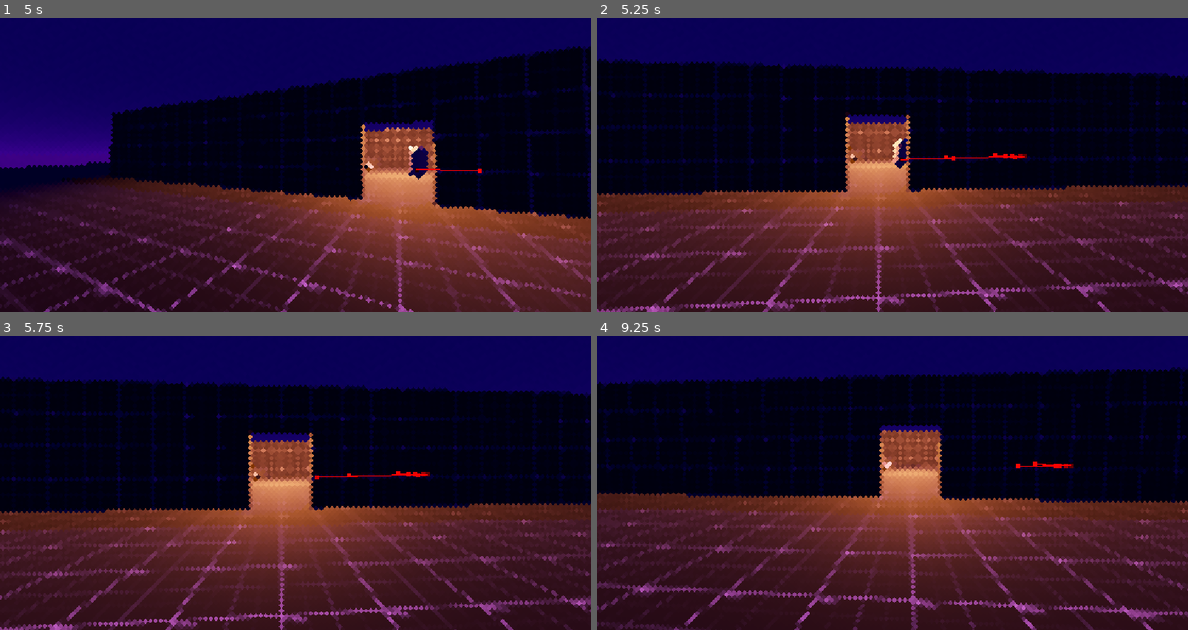
Above: before the commit, frames 1-4 (two rows, left to right).
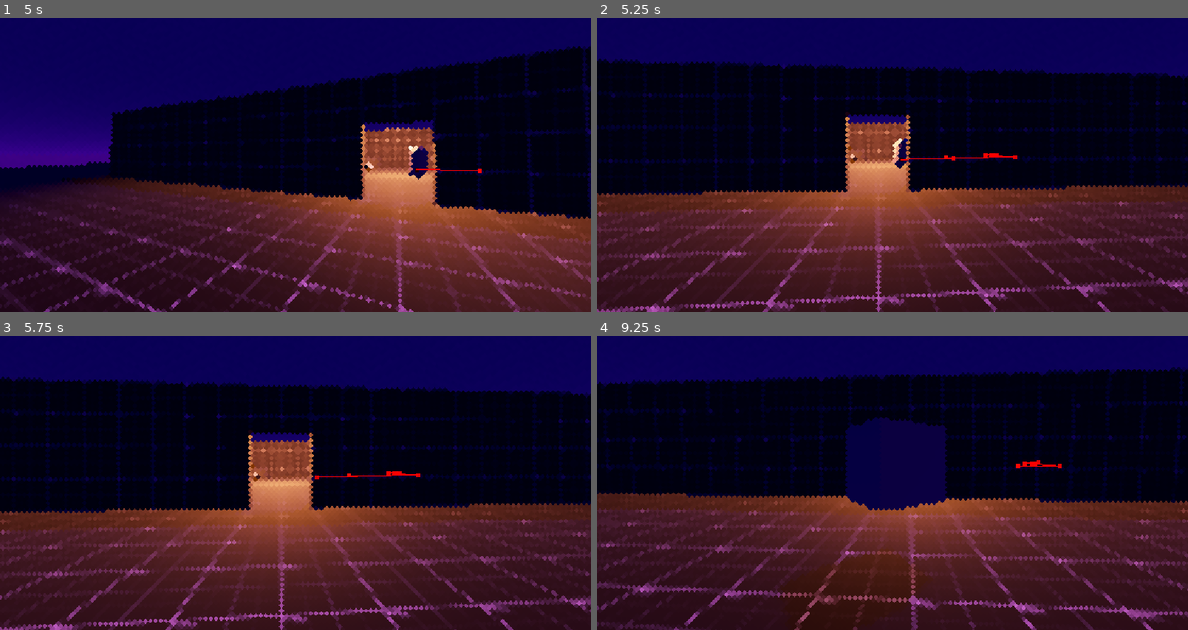
Above: after the commit, the same moments.

Repository: VaporeonLover28/Chrysopoeia
Game: Godot game, scene res://world.tscn
The game is run twice, just before and just after one commit, with the same random seed, the same clock (stepped at 60 frames per second) and the same inputs.
Inputs (mouse positions are in pixels of both pictures, inside the frame that each line leads up to):
- Up to frame 1 (5 s): tap Enter at 0.5, 2 s; move the mouse to (425, 129) at 0.52 s; tap A (a) at 0.6 s; tap D (d) at 0.8, 1.35 s; tap Space at 1.25 s; move the mouse to (265, 147) at 1.27 s; tap E (e) at 1.55 s; move the mouse to (307, 138) at 2.02 s; hold E (e) 2.03-2.78 s; tap Q (q) at 2.3, 2.85 s; move the mouse to (289, 150) at 2.77 s; tap S (s) at 3.05, 3.6 s; move the mouse to (336, 150) at 3.52 s; hold Shift (shift) 3.53-4.28 s; move the mouse to (248, 141) at 4.27 s; tap Shift (shift) at 4.35 s; tap W (w) at 4.55 s
- Up to frame 2 (5.25 s): move the mouse to (898, 144) at 5.02 s; tap W (w) at 5.1 s
- Up to frame 3 (5.75 s): tap X (x) at 5.3 s
- Up to frame 4 (9.25 s): tap Space at 5.75, 7.25 s; move the mouse to (868, 456) at 5.77 s; tap X (x) at 5.85 s; tap Z (z) at 6.05, 6.6 s; tap Enter at 6.5 s; move the mouse to (922, 462) at 6.52 s; tap B (b, bound only after the commit) at 6.8, 7.35 s; move the mouse to (862, 465) at 7.27 s; tap A (a) at 7.55, 8.1 s; move the mouse to (904, 456) at 8.02 s; tap D (d) at 8.3, 8.85 s; move the mouse to (886, 468) at 8.77 s; tap E (e) at 9.05 s

Frame 1 is identical in both runs. In frame 2, less than 0.1% of the frame differs, in the area x 65-73%, y 45-48%; in frame 3, less than 0.1%; in frame 4, 5.2%, in the area x 31-81%, y 27-100%.

Commit message:
giant update
new building mode
npc corrections(still in work)
save little change(there still not autoSave)

Diff:
--- a/gamble_spot.gd
+++ b/gamble_spot.gd
@@ -3,7 +3,6 @@
 #@onready var mat = self.material
 @onready var world: Node3D = $"../../.."
 @onready var camera: Camera3D = $camera
-@onready var marker: Marker3D = $marker
 @onready var sit_positions: Node = $"Sit positions"
 #camera transition vars
 var is_pulling : bool = false
@@ -24,10 +23,10 @@
 		var new_chair_position = Marker3D.new()
 		new_chair_position.position = chair_postion_list[item][0]
 		sit_positions.add_child(new_chair_position)
-
 # Called when the node enters the scene tree for the first time.
 func _interact_GambleSpot(object_ref):
 	if _ASAT() != true and is_pulling == false:
+			print("estou jogando")
 			#makes player sit
 			#checks for marker with the smallest postion distance to the player so he can sit, removing the spot from the pool
 			chosen_sitting_transition = null
@@ -96,7 +95,7 @@
 
 #check if the sitting position is taken
 func _SICSOC(choice_of_chair: int):
-	if chair_postion_list[choice_of_chair][1] != false:
+	if chair_postion_list[choice_of_chair][1] == true:
 		return true
 	else:
 		return false
--- a/gamble_spot.tscn
+++ b/gamble_spot.tscn
@@ -1,10 +1,11 @@
-[gd_scene load_steps=4 format=3 uid="uid://d2w65oiqysl6d"]
+[gd_scene load_steps=5 format=3 uid="uid://d2w65oiqysl6d"]
 
 [ext_resource type="Script" uid="uid://d33jhadxc2lv5" path="res://gamble_spot.gd" id="1_iytcb"]
 [ext_resource type="PackedScene" uid="uid://dbgpivfhrvrfu" path="res://shader_quad.tscn" id="2_aq0k3"]
 
-[sub_resource type="StandardMaterial3D" id="StandardMaterial3D_6brvv"]
-albedo_color = Color(0.682353, 0, 1, 1)
+[sub_resource type="BoxShape3D" id="BoxShape3D_aq0k3"]
+
+[sub_resource type="BoxMesh" id="BoxMesh_6brvv"]
 
 [node name="Gamble spot" type="Node3D"]
 script = ExtResource("1_iytcb")
@@ -12,12 +13,13 @@
 object_class = "GambleSpot"
 metadata/_custom_type_script = "uid://d3kiv4p05usnv"
 
-[node name="Model" type="Node3D" parent="."]
+[node name="Model" type="StaticBody3D" parent="."]
 
-[node name="CSGBox3D" type="CSGBox3D" parent="Model"]
-transform = Transform3D(0.999999, -0.00131698, 0.000820503, 0.00131758, 0.999999, -0.000719085, -0.000819537, 0.000720185, 0.999999, 0, 0, 0)
-use_collision = true
-material = SubResource("StandardMaterial3D_6brvv")
+[node name="CollisionShape3D" type="CollisionShape3D" parent="Model"]
+shape = SubResource("BoxShape3D_aq0k3")
+
+[node name="MeshInstance3D" type="MeshInstance3D" parent="Model"]
+mesh = SubResource("BoxMesh_6brvv")
 
 [node name="camera" type="Camera3D" parent="."]
 
--- a/npc.gd
+++ b/npc.gd
@@ -41,36 +41,33 @@
 func _go_to_interactable_object():
 	is_going_to_interaction = true
 	if nav.is_navigation_finished() == true:
-		targeted_sitting_position = 20
 		is_going_to_interaction = false
 		is_on_interaction = true
 		targeted_position_is_object._interact([self])
 		leave_interaction.start()
-		print("estou jogando")
 		return
-	if targeted_position_is_object._SICSOC(targeted_sitting_position) == true:
-		return
-	else:
-		if targeted_position_is_object._ASAT() == false:
-			var random_choice_of_chair = randi_range(0, targeted_position_is_object.get_child_count() - 1)
-			targeted_position_vector = \
-			targeted_position_is_object.get_node("Sit positions").get_child(random_choice_of_chair).global_position
-			targeted_sitting_position = random_choice_of_chair
+	if is_going_to_interaction == true:
+		if targeted_position_is_object._SICSOC(targeted_sitting_position) == true:
+			return
 		else:
-			idle.start()
-			_walk_to_random(-10, 10, -15.5, 1.5)
-			is_going_to_interaction = false
-
+			if targeted_position_is_object._ASAT() == false:
+				var random_choice_of_chair = randi_range(0, targeted_position_is_object.get_node("Sit positions").get_child_count() - 1)
+				targeted_position_vector = \
+				targeted_position_is_object.get_node("Sit positions").get_child(random_choice_of_chair).global_position
+				targeted_sitting_position = random_choice_of_chair
+			else:
+				idle.start()
+				_walk_to_random(-10, 10, -15.5, 1.5)
+				is_going_to_interaction = false
 
 func chose_interactable_object():
 	idle.stop()
 	targeted_position_is_object = all_interactable_spots.get_children().pick_random()
 	if targeted_position_is_object is GambleSpot:
-		var random_choice_of_chair = randi_range(0, targeted_position_is_object.get_child_count() - 1)
+		var random_choice_of_chair = randi_range(0, targeted_position_is_object.get_node("Sit positions").get_child_count() - 1)
 		targeted_position_vector = \
 		targeted_position_is_object.get_node("Sit positions").get_child(random_choice_of_chair).global_position
 		targeted_sitting_position = random_choice_of_chair
-		print(random_choice_of_chair)
 	else:
 		targeted_position_vector = targeted_position_is_object.global_position
 
--- a/npc.tscn
+++ b/npc.tscn
@@ -20,8 +20,6 @@
 autostart = true
 
 [node name="nav" type="NavigationAgent3D" parent="."]
-target_desired_distance = 1.1
-path_max_distance = 5.01
 path_postprocessing = 1
 simplify_path = true
 debug_enabled = true
--- a/player.gd
+++ b/player.gd
@@ -3,6 +3,7 @@
 @onready var camera: Camera3D = $Pivot/Camera
 @onready var pivot: Node3D = $Pivot
 @onready var ray_interection: RayCast3D = $Pivot/Camera/RayInterection
+@onready var ray_builder: RayCast3D = $Pivot/Camera/RayBuilder
 @onready var play_game: Timer = $play_game
 @onready var world_scene = $"../"
 
@@ -13,6 +14,7 @@
 #varibles relacionated with buying on the shop
 var is_on_building_mode: bool = false
 var current_object_being_purchase: Resource
+var can_build : bool
 
 #headbob vars
 @export var bob_freq : float = 2
@@ -63,11 +65,28 @@
 	t_bob += delta * velocity.length() * float(is_on_floor())
 	camera.transform.origin = _headbob(t_bob) + Vector3(0, 0.5, 0)
 
-	if Input.is_action_just_pressed("e") and Globals.player_interacting == false:
+	if Input.is_action_just_pressed("e") and Globals.player_interacting == false and is_on_building_mode == false:
 		_interact_object()
 
-	elif Input.is_action_just_pressed("e") and Globals.player_interacting == true:
+	elif Input.is_action_just_pressed("e") and Globals.player_interacting == true and is_on_building_mode == false:
 		_cancel_interaction()
+
+	if Input.is_action_just_pressed("b") and Globals.player_interacting == false and is_on_building_mode == false:
+		_start_bulding_phase("res://gamble_spot.tscn")
+		await get_tree().create_timer(0.1).timeout
+
+	if Input.is_action_just_pressed("b") and is_on_building_mode == true:
+		_build()
+
+	if Input.is_action_pressed("q") and is_on_building_mode == true:
+		_rotate_bulding_object(-1)
+
+	if Input.is_action_pressed("e") and is_on_building_mode == true:
+		_rotate_bulding_object(1)
+
+	if is_on_building_mode == true:
+		lock_model_into_build_spot()
+		ray_builder.get_collider()
 
 	move_and_slide()
 
@@ -81,6 +100,7 @@
 	var object_chosen = ray_interection.get_collider()
 	if object_chosen != null and object_chosen.get_parent() is InteractableObject and Globals.game_paused == false:
 		object_chosen.get_parent()._interact([self])
+		#is breaking the game beacuse removes the player reference
 		_play_blackjack()
 
 func _cancel_interaction():
@@ -99,20 +119,58 @@
 func _start_bulding_phase(object_to_be_purchase: String):
 	is_on_building_mode = true
 	current_object_being_purchase = load(object_to_be_purchase)
+	var current_object_being_purchase_instantiate = current_object_being_purchase.instantiate()
 	var instantiate_model = \
-	current_object_being_purchase.get_node("model").get_child(0).instantiate()
-	instantiate_model.position =  ray_interection.position - Vector3(0,0,-3)
-	ray_interection.add_child(instantiate_model)
+	current_object_being_purchase_instantiate.get_node("Model").duplicate()
+	var instantiate_colission = instantiate_model.get_child(0).duplicate()
+	instantiate_model.get_child(0).queue_free()
+	var new_area3d = Area3D.new()
+	new_area3d.collision_layer = 2
+	instantiate_model.add_child(new_area3d)
+	instantiate_model.get_child(-1).add_child(instantiate_colission)
+	instantiate_model.position = ray_builder.position - Vector3(0,0,3)
+	ray_builder.add_child(instantiate_model)
+	current_object_being_purchase_instantiate.queue_free()
 
 func _rotate_bulding_object(rotation_direction: int):
-	ray_interection.get_child(0).rotate_x(8 * rotation_direction)
+	ray_builder.get_child(0).rotate_y(8 * rotation_direction)
 
 func _cancel_build():
-	pass
+	is_on_building_mode = false
+	current_object_being_purchase = null
+	ray_builder.get_child(0).queue_free()
 
 func _build():
-	var instantiate_object = current_object_being_purchase.instantiate()
-	instantiate_object.global_position = ray_interection.position - Vector3(0,0,-3)
-	instantiate_object.rotation = ray_interection.get_child(0).rotation
-	ray_interection.get_child(0).queue_free()
-	world_scene.add_child(instantiate_object)
+	if can_build == true:
+		var instantiate_object = current_object_being_purchase.instantiate()
+		instantiate_object.global_position = ray_builder.get_child(0).global_position
+		instantiate_object.rotation = ray_builder.get_child(0).rotation
+		ray_builder.get_child(0).queue_free()
+		world_scene.get_node("NavigationRegion3D").get_node("All Interactable Spots").add_child(instantiate_object)
+		world_scene.get_node("NavigationRegion3D").bake_navigation_mesh()
+		is_on_building_mode = false
+		current_object_being_purchase = null
+		can_build = false
+
+func _sell():
+	var object_chosen = ray_interection.get_collider()
+	if object_chosen != null and object_chosen.get_parent().get_parent() is InteractableObject and Globals.game_paused == false:
+		object_chosen.queue_free()
+
+func lock_model_into_build_spot():
+	if ray_builder.get_collider() != null \
+	and ray_builder.get_collider().get_name() == "Area build spot"\
+	and ray_builder.get_node("Model").get_child(-1).has_overlapping_bodies() == false:
+		ray_builder.get_child(0).global_position = ray_builder.get_collider().get_parent().global_position
+		can_build = true
+		print("locked")
+	elif ray_builder.get_collider() != null \
+	and ray_builder.get_collider().get_name() == "Area build spot" \
+	and ray_builder.get_node("Model").get_child(-1).has_overlapping_bodies() == true:
+		ray_builder.get_child(0).global_position = ray_builder.get_collider().get_parent().global_position
+		can_build = false
+		print("locked but not buildable")
+	elif ray_builder.get_collider() == null:
+		ray_builder.get_child(0).position = ray_builder.position + Vector3(0,0,-3)
+		can_build = false
+		print("not locked")
--- a/player.tscn
+++ b/player.tscn
@@ -23,6 +23,11 @@
 [node name="RayInterection" type="RayCast3D" parent="Pivot/Camera"]
 target_position = Vector3(0, 0, -3)
 
+[node name="RayBuilder" type="RayCast3D" parent="Pivot/Camera"]
+target_position = Vector3(0, 0, -3)
+collide_with_areas = true
+collide_with_bodies = false
+
 [node name="play_game" type="Timer" parent="."]
 one_shot = true
 
--- a/project.godot
+++ b/project.godot
@@ -107,6 +107,11 @@
 "events": [Object(InputEventMouseButton,"resource_local_to_scene":false,"resource_name":"","device":-1,"window_id":0,"a …(253 unchanged characters)…
 ]
 }
+b={
+"deadzone": 0.2,
+"events": [Object(InputEventKey,"resource_local_to_scene":false,"resource_name":"","device":-1,"window_id":0,"alt_pressed":false,"shift_pressed":false,"ctrl_pressed":false,"meta_pressed":false,"pressed":false,"keycode":0,"physical_keycode":66,"key_label":0,"unicode":98,"location":0,"echo":false,"script":null)
+]
+}
 
 [layer_names]
 
--- a/save_script.gd
+++ b/save_script.gd
@@ -14,7 +14,8 @@
 	var array_obj_interact : Array
 	for item in world_scene.get_node("NavigationRegion3D/All Interactable Spots").get_child_count():
 		array_obj_interact.push_back([world_scene.get_node("NavigationRegion3D/All Interactable Spots").get_child(item).scene_file_path, \
-		world_scene.get_node("NavigationRegion3D/All Interactable Spots").get_child(item).global_position])
+		world_scene.get_node("NavigationRegion3D/All Interactable Spots").get_child(item).global_position, \
+		world_scene.get_node("NavigationRegion3D/All Interactable Spots").get_child(item).rotation])
 	new_config.set_value("Scene", "interactable", array_obj_interact)
 	new_config.set_value("Globalvaribles", "money", Globals.money)
 	new_config.set_value("Player", "position", world_scene.get_node("Player").global_position)
--- a/world.gd
+++ b/world.gd
@@ -7,14 +7,13 @@
 
 func _ready() -> void:
 	var new_config = ConfigFile.new()
-	print(SaveScript.current_savefile_loading + "oi")
-	print($"NavigationRegion3D/All Interactable Spots")
 	if SaveScript.current_savefile_loading != "":
 		var loading = new_config.load(SaveScript.current_savefile_loading)
 		if loading == OK:
 			for item in new_config.get_value("Scene", "interactable object count"):
 				var instantiate_interactable = load(new_config.get_value("Scene", "interactable")[item][0]).instantiate()
 				instantiate_interactable.global_position = new_config.get_value("Scene", "interactable")[item][1]
+				instantiate_interactable.rotation = new_config.get_value("Scene", "interactable")[item][2]
 				all_interactable_spots.add_child(instantiate_interactable)
 			print(new_config.get_value("Player", "position"))
 			player.global_position = new_config.get_value("Player", "position")
@@ -24,8 +23,6 @@
 				walking_npcs.add_child(instantiate_npc)
 		else:
 			return
-	else:
-		print("não loudou")
 
 func _physics_process(delta: float) -> void:
 	if Input.is_action_just_pressed("z"):
--- a/world.tscn
+++ b/world.tscn
@@ -41,6 +41,9 @@
 uv1_triplanar = true
 uv1_world_triplanar = true
 
+[sub_resource type="BoxShape3D" id="BoxShape3D_ic0uy"]
+size = Vector3(2.90714, 2.95108, 2.14824)
+
 [node name="World" type="Node3D"]
 script = ExtResource("1_ic0uy")
 
@@ -225,3 +228,23 @@
 shadow_enabled = true
 shadow_normal_bias = 4.005
 omni_range = 21.283
+
+[node name="All Build spots" type="Node" parent="."]
+
+[node name="Spot to build" type="Marker3D" parent="All Build spots"]
+transform = Transform3D(1, 0, 0, 0, 1, 0, 0, 0, 1, -3.77068, 0.640146, -3.43598)
+
+[node name="Area build spot" type="Area3D" parent="All Build spots/Spot to build"]
+
+[node name="CollisionShape3D" type="CollisionShape3D" parent="All Build spots/Spot to build/Area build spot"]
+shape = SubResource("BoxShape3D_ic0uy")
+debug_color = Color(0.970208, 0, 0.456254, 0.42)
+
+[node name="Spot to build2" type="Marker3D" parent="All Build spots"]
+transform = Transform3D(1, 0, 0, 0, 1, 0, 0, 0, 1, -1.88534, 1.66876, 7.15293)
+
+[node name="Area build spot" type="Area3D" parent="All Build spots/Spot to build2"]
+
+[node name="CollisionShape3D" type="CollisionShape3D" parent="All Build spots/Spot to build2/Area build spot"]
+shape = SubResource("BoxShape3D_ic0uy")
+debug_color = Color(0.970208, 0, 0.456254, 0.42)
Not shown: 1 places in world.tscn that only renumber resources
